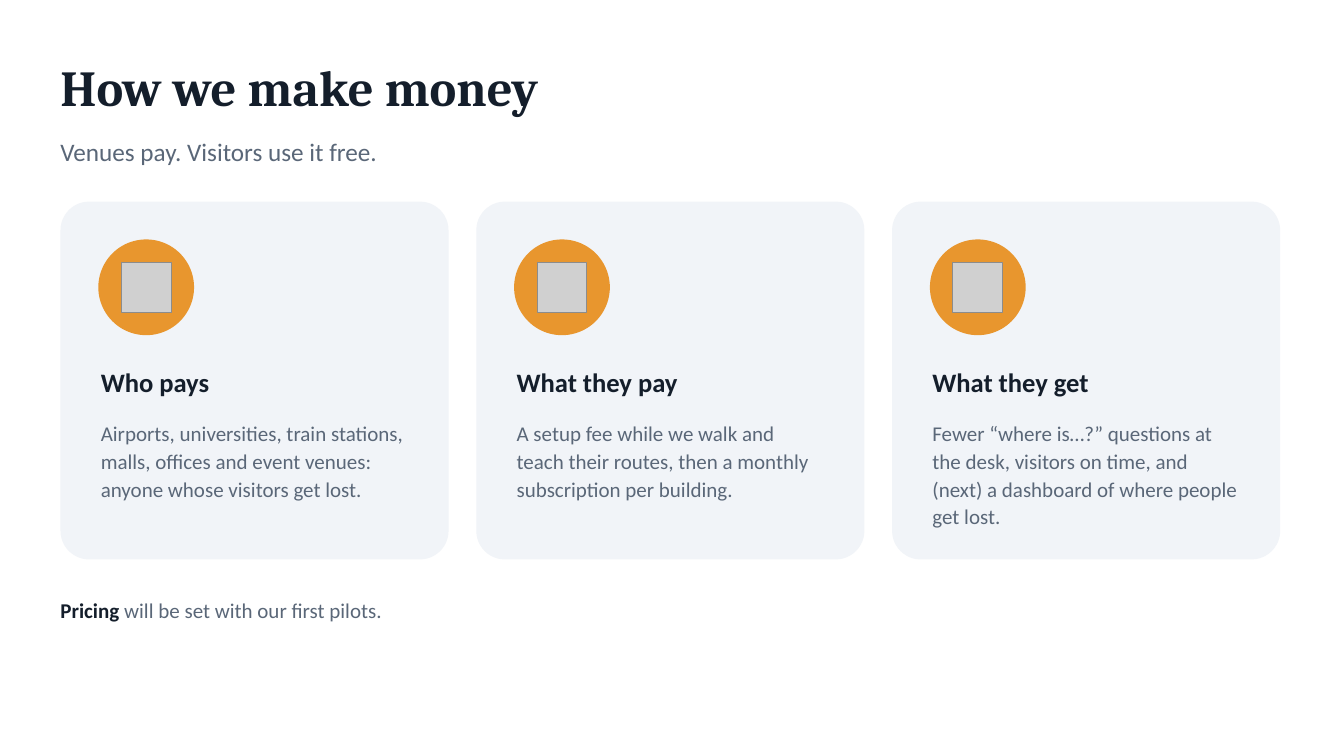
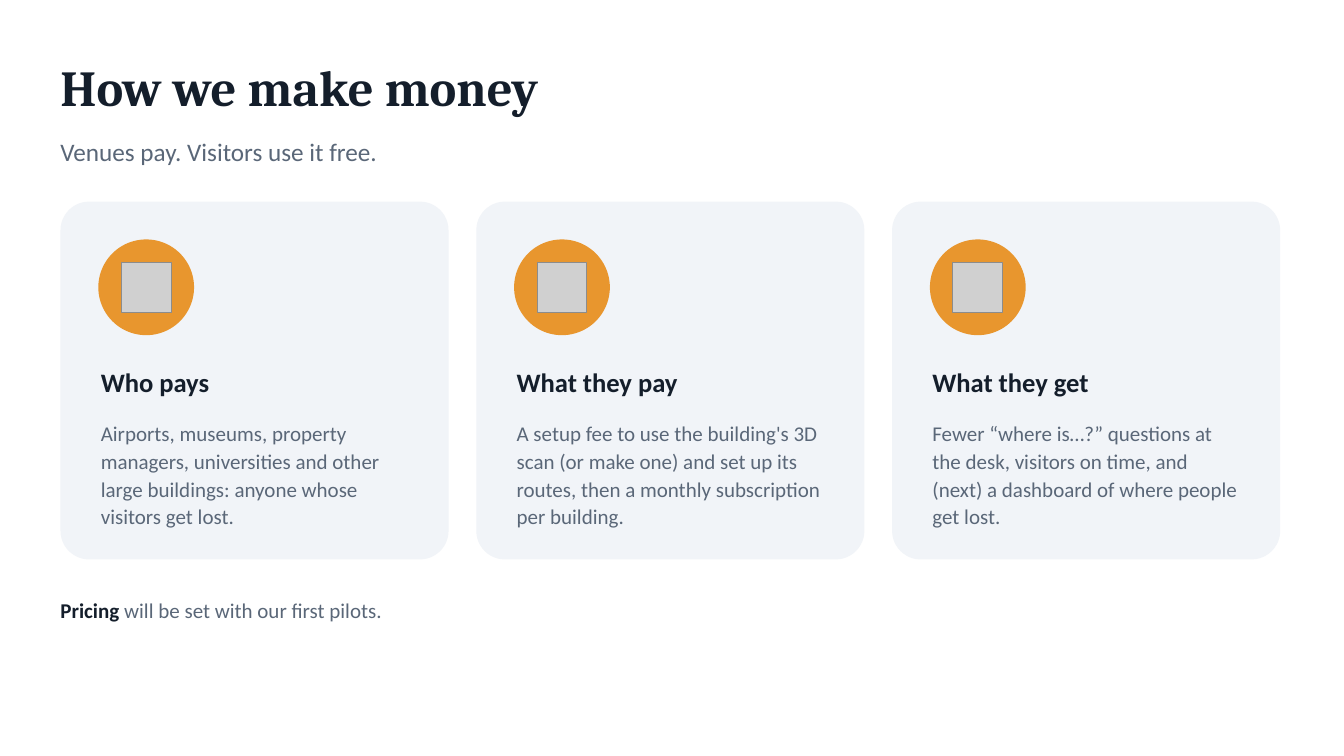
Before and after one commit to epicgdog/blindsight, a slide deck: slide 7 of slides/insight.pptx (slide 8 before the commit). Drawn at 1344x756 pixels with LibreOffice and Linux fonts; fonts in the diff are those of the drawing; grey boxes stand for pictures. Boxes give left, top, right and bottom in pixels: in the first picture for what was removed or moved away, otherwise in the second. Text is boxed around its words. In the diff, an @@ line names an element or a change of style, - is before the commit and + after.

```diff
--- a/slides/insight.pptx
+++ b/slides/insight.pptx
@@ text at (101, 426, 379, 528): text changed @@
-Airports, universities, train stations, malls, offices and event venues: anyone whose visitors get lost.
+Airports, museums, property managers, universities and other large buildings: anyone whose visitors get lost.
@@ text at (517, 426, 820, 528): text changed @@
-A setup fee while we walk and teach their routes, then a monthly subscription per building.
+A setup fee to use the building's 3D scan (or make one) and set up its routes, then a monthly subscription per building.
```
Also in this commit, not shown: 6 other slides changed, 2 slides added, 5 slides removed, 3 other files.
